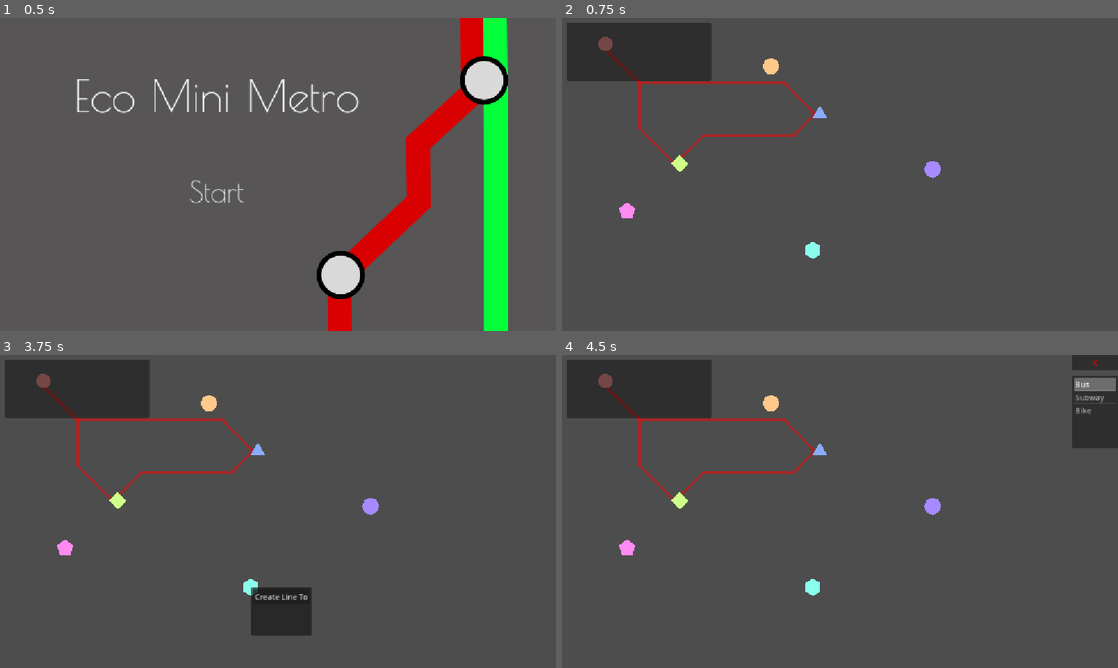
Above: before the commit, frames 1-4 (two rows, left to right).
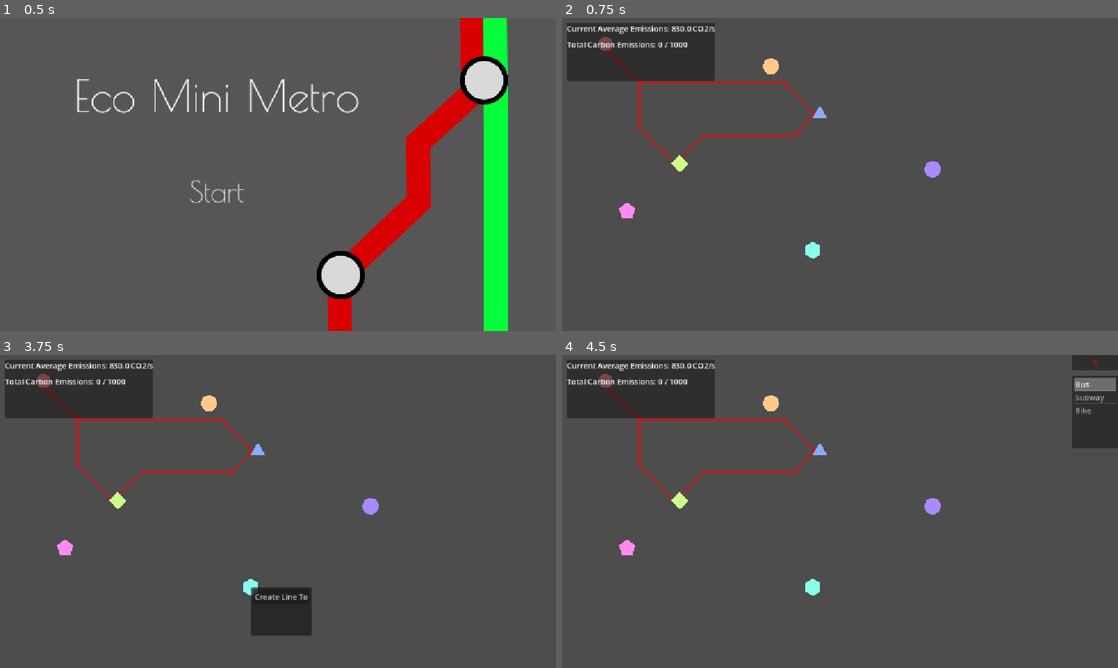
Above: after the commit, the same moments.

Repository: 9thAzure/CarbonCommuter
Game: Godot game, scene res://scenes/ui/menus/mainmenu.tscn
Same seed, same stepped clock (60 frames per second), same inputs: the game is played once before the commit and once after it.
Inputs (mouse positions are in pixels of both pictures, inside the frame that each line leads up to):
- Up to frame 1 (0.5 s): no input
- Up to frame 2 (0.75 s): click "Start" at 0.5 s
- Up to frame 3 (3.75 s): tap Enter at 1.25, 2.75 s; move the mouse to (400, 495) at 1.27 s; click (400, 495) at 1.42 s; tap Space at 2, 3.5 s; move the mouse to (166, 527) at 2.02 s; click (166, 527) at 2.17 s; move the mouse to (333, 442) at 2.77 s; click (333, 442) at 2.92 s; move the mouse to (250, 574) at 3.52 s; click (250, 574) at 3.67 s
- Up to frame 4 (4.5 s): click "Create Line To" at 4.25 s

Frame 1 is identical in both runs. In frame 2, 0.6% of the frame differs, in the area x 0-28%, y 1-21%; in frame 3, 0.6%; in frame 4, 0.6%.
Error before the commit: Invalid assignment of property or key 'text' with value of type 'String' on a base object of type 'null instance'. (res://menu/hud/label.gd:35)

Commit message:
Fixed reference bugs

Diff:
--- a/main/main.gd
+++ b/main/main.gd
@@ -81,10 +81,8 @@
 		total_cost -= l.calculate_carbon_cost()
 
 	if hud:
-		hud.current_emissions = total_emissions
-		hud.carbon_units = total_cost
-		hud.carbon_budget = total_cost
-
+		hud.total_carbon_emitted = total_emissions
+		hud.current_average_emissions = total_cost
 
 func _on_game_timer_timeout() -> void:
 	get_tree().change_scene_to_file("res://scenes/ui/menus/mainmenu.tscn")
--- a/menu/hud/EmissionsHud.tscn
+++ b/menu/hud/EmissionsHud.tscn
@@ -15,10 +15,10 @@
 layout_mode = 2
 theme_override_constants/separation = 10
 
-[node name="EmissionLabel" type="Label" parent="PanelContainer/VBoxContainer"]
+[node name="AverageEmissionLabel" type="Label" parent="PanelContainer/VBoxContainer"]
 unique_name_in_owner = true
 layout_mode = 2
 
-[node name="BudgetLabel" type="Label" parent="PanelContainer/VBoxContainer"]
+[node name="TotalEmissionLabel" type="Label" parent="PanelContainer/VBoxContainer"]
 unique_name_in_owner = true
 layout_mode = 2
--- a/menu/hud/label.gd
+++ b/menu/hud/label.gd
@@ -7,7 +7,7 @@
 static var emissions_per_car = 10
 
 @onready var average_emissions_label = %AverageEmissionLabel
-@onready var total_emissions_label = %TotalEmissionstLabel
+@onready var total_emissions_label = %TotalEmissionLabel
 #@onready var budget_bar =
 func _ready() -> void:
 	# Make UI non-blocking
--- a/passengers/passenger.gd
+++ b/passengers/passenger.gd
@@ -73,7 +73,6 @@
 
 		if direction == 1 and is_equal_approx(progress_ratio, 1) or direction == -1 and is_equal_approx(progress_ratio, 0):
 			if is_same(path[0][0], target_station):
-				print("arrived at destination")
 				queue_free()
 				return
 
